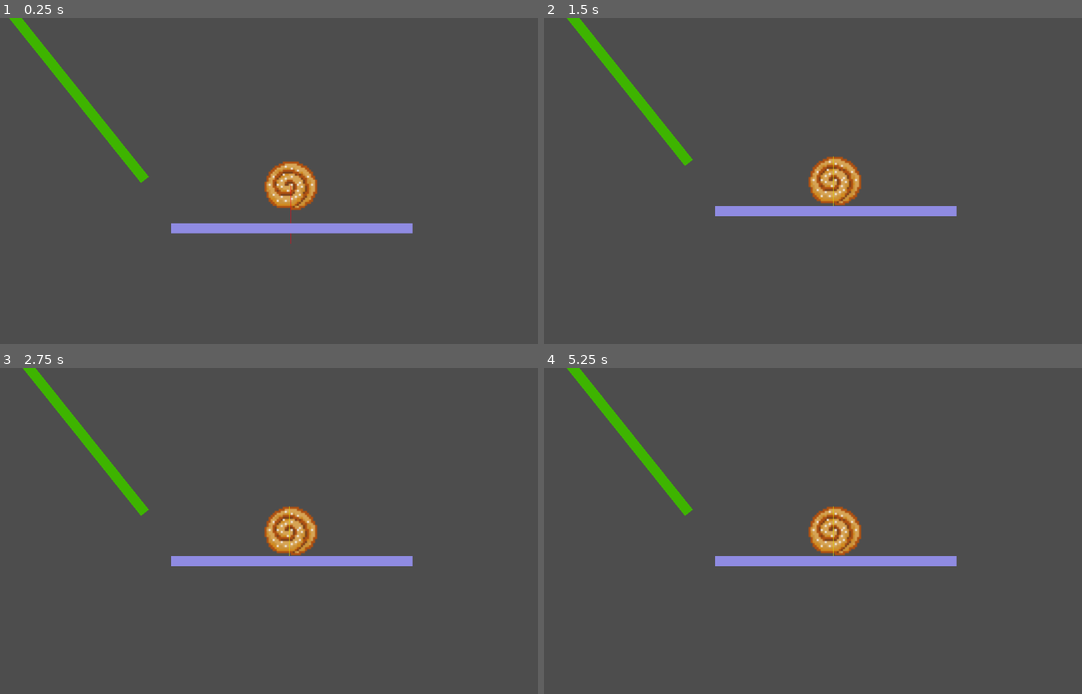
Above: before the commit, frames 1-4 (two rows, left to right).
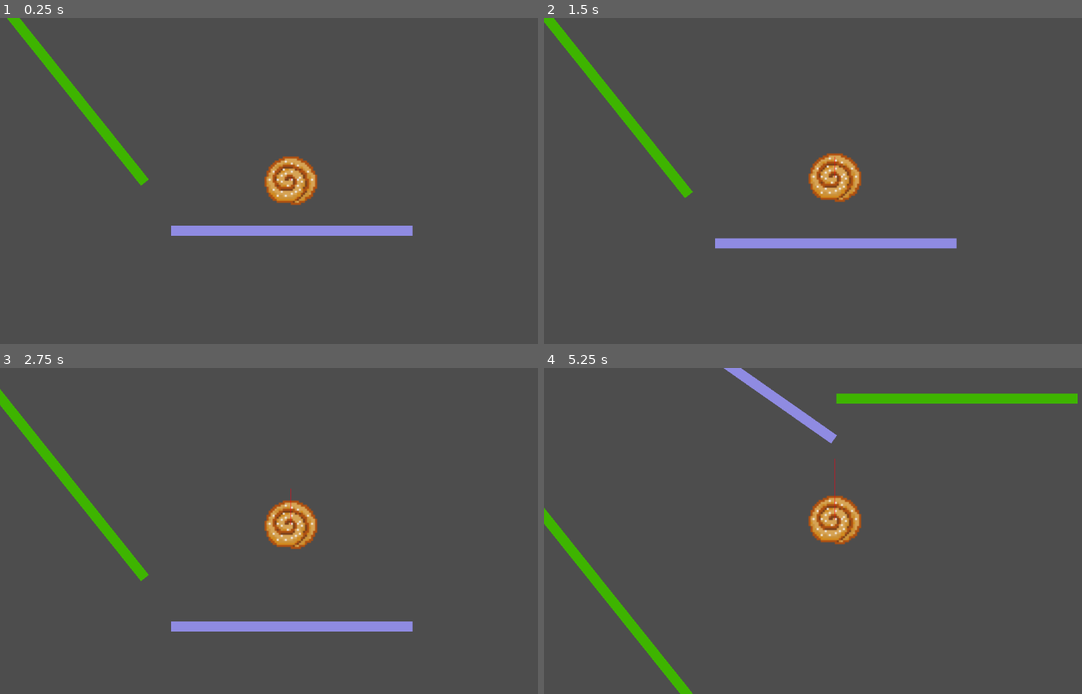
Above: after the commit, the same moments.

Repository: Rembane/ggj-bubbles-2025
Game: Godot game, scene res://root.tscn
The game is run twice, just before and just after one commit, with the same random seed, the same clock (stepped at 60 frames per second) and the same inputs.
Inputs (mouse positions are in pixels of both pictures, inside the frame that each line leads up to):
- Up to frame 1 (0.25 s): no input
- Up to frame 2 (1.5 s): tap Enter at 0.5, 1.35 s; move the mouse to (963, 164) at 0.52 s; tap Q at 0.6 s; click (963, 164) at 0.67 s; move the mouse to (716, 197) at 1.27 s; hold S from 1.28 s (still down)
- Up to frame 3 (2.75 s): move the mouse to (349, 459) at 2.02 s; release S at 2.03 s; tap F at 2.1 s
- Up to frame 4 (5.25 s): move the mouse to (807, 596) at 2.77 s; tap one key every 0.75 s from 2.85 s: Q Enter F Q; click (807, 596) at 2.92 s; move the mouse to (1006, 579) at 3.52 s; hold S from 3.53 s (still down); move the mouse to (662, 482) at 4.27 s; move the mouse to (861, 531) at 5.02 s; click (861, 531) at 5.17 s

The runs differ from the first frame. In frame 1, 2.4% of the frame differs, in the area x 1-77%, y 0-70%; in frame 2, 6.3%; in frame 3, 6.5%; in frame 4, 7.3%, in the area x 0-100%, y 0-100%.

Commit message:
invert gravity, etc

Diff:
--- a/player.gd
+++ b/player.gd
@@ -15,8 +15,8 @@
 	$InputDisplay.add_point(Vector2.ZERO)
 	$InputDisplay.add_point(input * 100)
 
-const GRAVITY = 500.0
-const WALK_SPEED = 400
+const GRAVITY = Vector2(0, -30.0)
+const WALK_SPEED = 1000
 const DASH_SPEED = 3000
 const BORINGNESS = 0.3
 var input = Vector2()
@@ -29,7 +29,7 @@
 	gravity_momentum = gravity_momentum.lerp(Vector2.ZERO, 0.1 * delta) # Terminal Velocity
 	movement_momentum = movement_momentum.lerp(Vector2.ZERO, 2 * delta)
 
-	velocity = movement_momentum.limit_length(3000) + gravity_momentum
+	velocity = movement_momentum.limit_length(1500) + gravity_momentum
 
 	var kinematic_collision = move_and_collide(velocity * delta)
 	if kinematic_collision:
@@ -44,7 +44,7 @@
 			var normal_input = input.project(surface_normal.orthogonal())
 			movement_momentum = normal_input * WALK_SPEED # Walk along plane
 
-			gravity_momentum = -surface_normal * GRAVITY * delta # Sticky surfaces
+			gravity_momentum = -surface_normal * 200 * delta # Sticky surfaces
 
 		elif kinematic_collision.get_collider().get_meta("bouncy", false):
 			gravity_momentum = gravity_momentum.bounce(surface_normal) * 1.3
@@ -52,8 +52,8 @@
 		elif kinematic_collision.get_collider().get_meta("danger", false):
 			reset()
 	else:
-		gravity_momentum.y += GRAVITY * delta
-		movement_momentum += input * (WALK_SPEED / 10) * delta
+		gravity_momentum += GRAVITY * delta
+		movement_momentum += (input.project(GRAVITY.orthogonal())) * (WALK_SPEED * delta)
 
 
 func _input(event):
